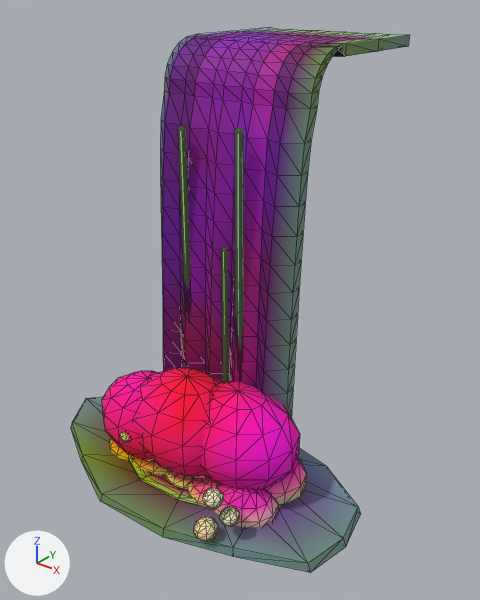
The glTF model ArtSource/Exports/Environment/Waterfall_Medium.glb: old version first, new version second.
One viewpoint serves both versions: a camera (50 mm lens) standing at (3.73, -4.9, 4.48) and looking at (0.1, -0.37, 1.67). Lighting does not change. The marker at lower left points along +X, +Y and +Z. The older version comes first. Mesh edges are drawn as thin lines. Vertices at exactly the same position are counted once.

The first picture shows 'Waterfall_Medium'.
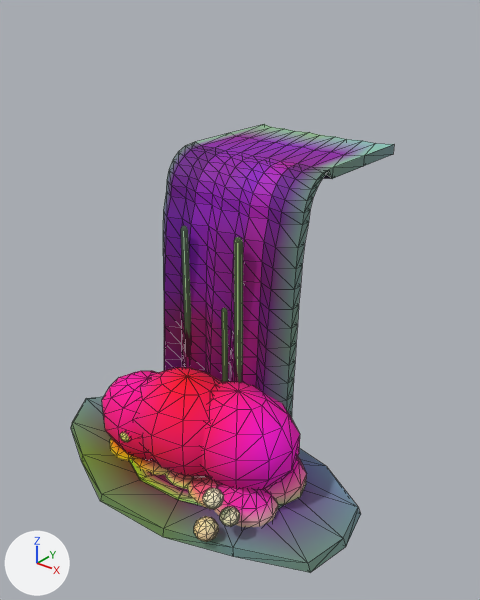
The newer file is also turned or shifted as a whole; pictures and numbers use the older file's frame.

Boxes [x1, y1, x2, y2] around the edits, measured in the pictures (480 x 600 px; the box of a moved part takes in the faces that stretch with it):
'Waterfall_Medium', reshaped, recoloured (18% shorter): before [71, 27, 410, 573]; after [71, 124, 394, 573]
part 1 of me_waterfall_medium, moved or reshaped: before [235, 128, 244, 350]; after [234, 237, 243, 382]
part 2 of me_waterfall_medium, moved or reshaped: before [221, 248, 228, 382]; after [222, 308, 228, 382]
part 3 of me_waterfall_medium, moved or reshaped: before [178, 126, 190, 289]; after [181, 226, 191, 335]
part 4 of me_waterfall_medium, moved or reshaped: before [160, 27, 410, 418]; after [163, 124, 394, 418]
part 5 of me_waterfall_medium, recoloured: before [118, 32, 356, 497]; after [118, 136, 343, 497]
part 6 of me_waterfall_medium, edited (looks the same): [71, 230, 242, 548] in both
part 7 of me_waterfall_medium, edited (looks the same): [164, 224, 361, 573] in both
part 8 of me_waterfall_medium, edited (looks the same): [72, 306, 358, 563] in both

Patch to the scene script:
```diff
--- a/ArtSource/Exports/Environment/Waterfall_Medium.glb.py
+++ b/ArtSource/Exports/Environment/Waterfall_Medium.glb.py
@@ me_waterfall_medium @@
 # used by ob_waterfall_medium; location = (0.0, 0.0, 0.0)
-me_waterfall_medium.from_pydata(...)  # 1786 vertices, 3478 faces; spans x -1.82..1.73, y -1.89..1.28, z -0.06..4.0
+me_waterfall_medium.from_pydata(...)  # 1786 vertices, 3478 faces; spans x -1.82..1.73, y -1.89..1.19, z -0.06..3.0
+# me_waterfall_medium part 1: the loose piece of 52 vertices spanning x 0.29..0.37, y -0.7..-0.66, z 0.41..3.39 is scaled about its middle by (1, 1, 0.695), then moved by (0.0, -0.01, -0.48)
+# me_waterfall_medium part 2: the loose piece of 52 vertices spanning x 0.15..0.21, y -0.72..-0.69, z 0.74..2.33 is scaled about its middle by (1, 1, 0.711), then moved by (0.0, -0.01, -0.37)
+# me_waterfall_medium part 3: the loose piece of 52 vertices spanning x -0.36..-0.28, y -0.68..-0.64, z 1.18..3.32 is scaled about its middle by (1, 1, 0.701), then moved by (0.0, -0.02, -0.59)
+# me_waterfall_medium part 4: 484 of 1786 vertices moved; they spanned x -0.8..0.8, y -0.79..1.28, z 0.21..4.0 and now span x -0.8..0.8, y -0.79..1.19, z 0.14..3.0; mean shift (0.0, -0.03, -0.68); largest move (-0.8, 1.28, 4.0) -> (-0.8, 1.19, 3.0)
+# me_waterfall_medium part 5: 1775 faces centred in x -1.2..1.08, y -1.57..0.43, z -0.03..4.0 are repainted in the vertex colours; the middle colour goes from pink #f40093 to pink #f40098
+# me_waterfall_medium part 6: 494 faces centred in x -1.37..0.8, y -1.86..1.21, z -0.03..3.97 are repainted in the vertex colours; the middle colour goes from yellow #f3ff73 to yellow #f1ff7d
+# me_waterfall_medium part 7: 617 faces centred in x -1.71..1.69, y -1.73..1.25, z -0.03..4.0 are repainted in the vertex colours; the middle colour goes from green #eeffb0 to green #eeffbb
+# me_waterfall_medium part 8: 592 faces centred in x -1.41..1.42, y -1.75..1.02, z -0.06..4.0 are repainted in the vertex colours; the middle colour goes from beige #f9e9a5 to beige #f8eaaf
 me_waterfall_medium.materials.append(mat_m_env_water)
```
